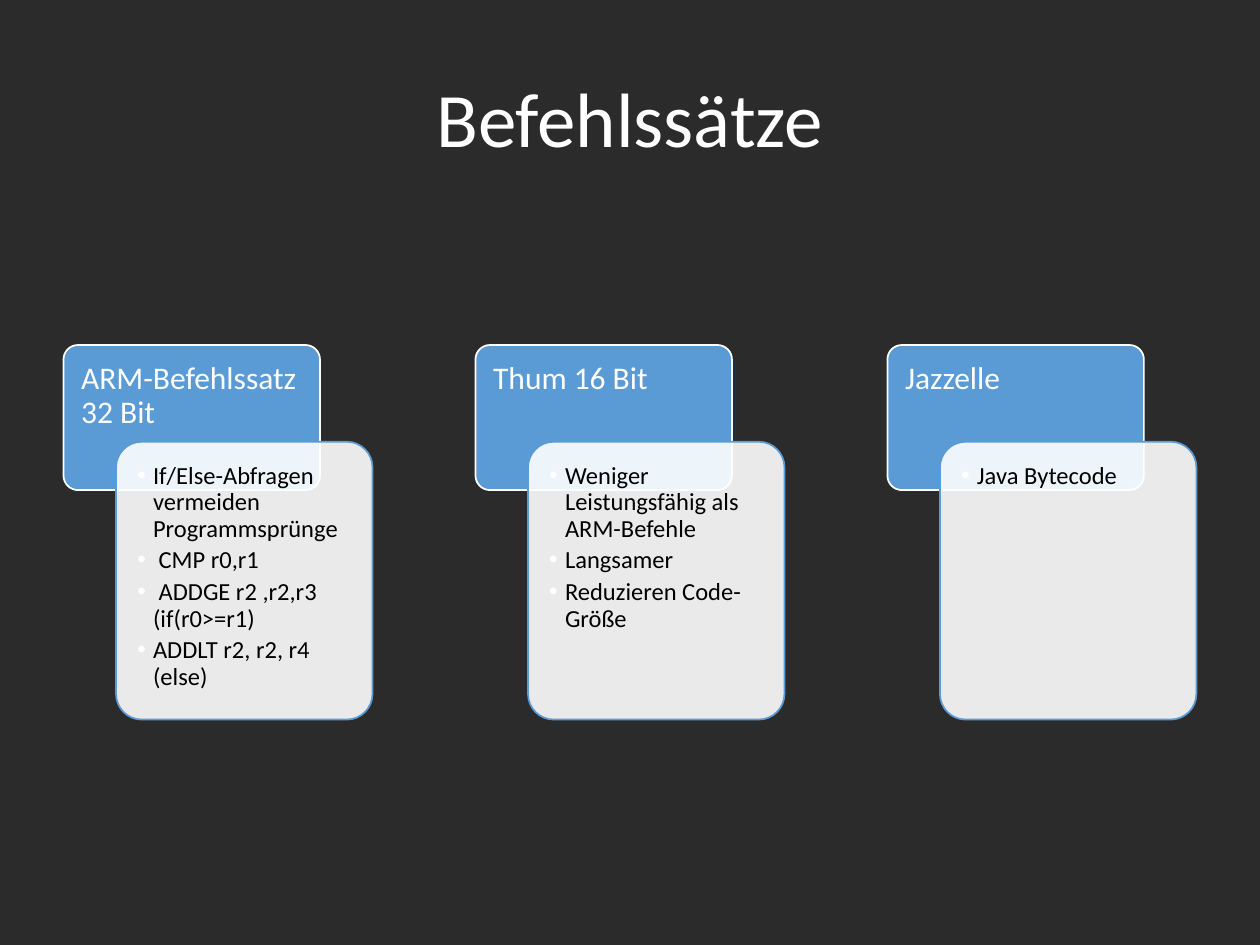
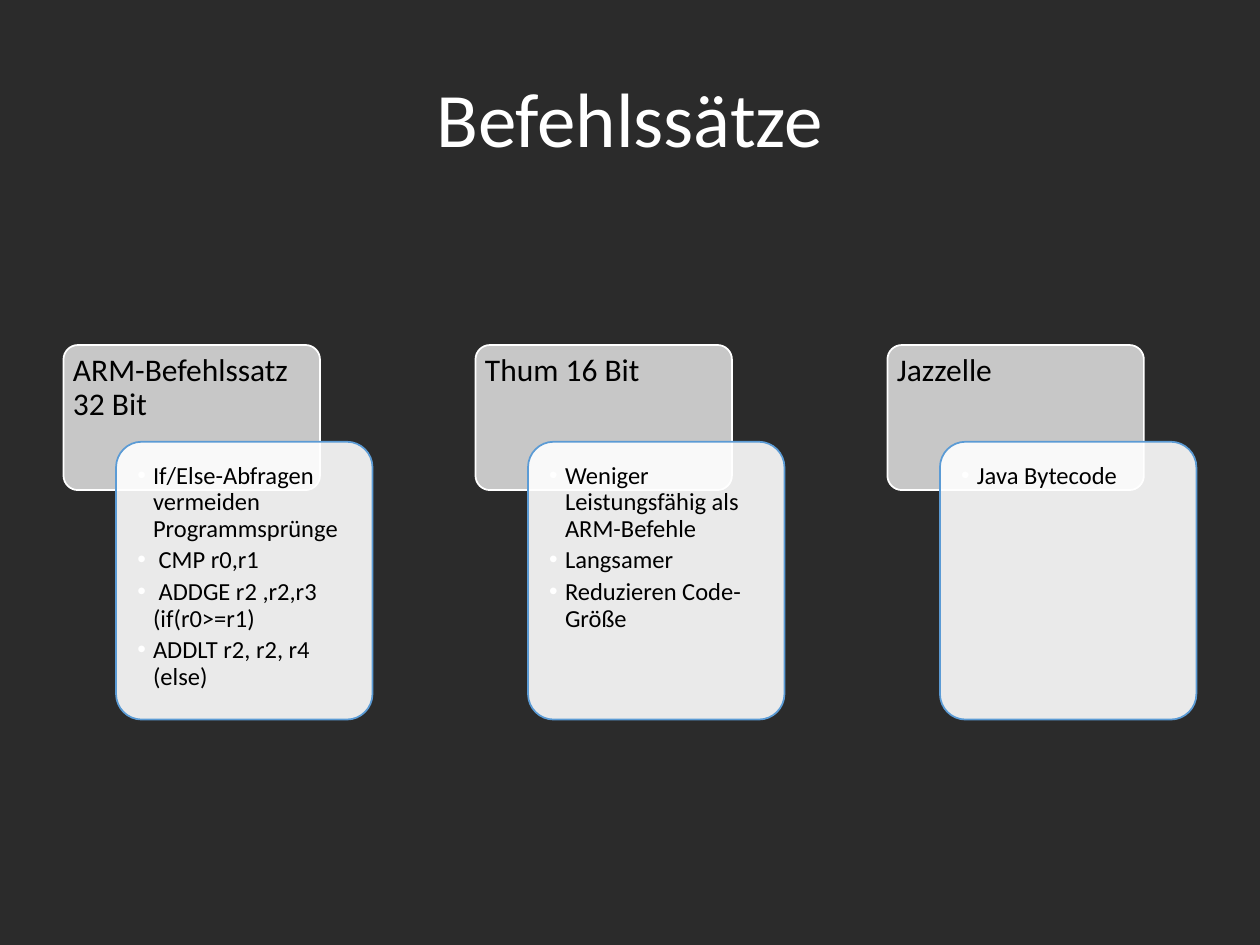
Before and after one commit to sewpalu/Compendia, a slide deck: slide 6 of doc/arm_presentation/ARM-Prozessoren.odp. Drawn at 1260x945 pixels with LibreOffice and Linux fonts; fonts in the diff are those of the drawing; background and template pictures are left out; a plain dark background stands for a picture behind light text. Boxes give left, top, right and bottom in pixels: in the first picture for what was removed or moved away, otherwise in the second. Text is boxed around its words. In the diff, an @@ line names an element or a change of style, - is before the commit and + after.

```diff
--- a/doc/arm_presentation/ARM-Prozessoren.odp
+++ b/doc/arm_presentation/ARM-Prozessoren.odp
@@ text colour #FFFFFF to #000000; fill #5B9BD5 to #D9D9D9 at 90% opacity in 3 elements at bbox=[63, 345, 320, 490], bbox=[475, 345, 732, 490], bbox=[887, 345, 1144, 490] @@
```
Also in this commit, not shown: 3 other slides changed, 3 slides added, 1 slide removed.
